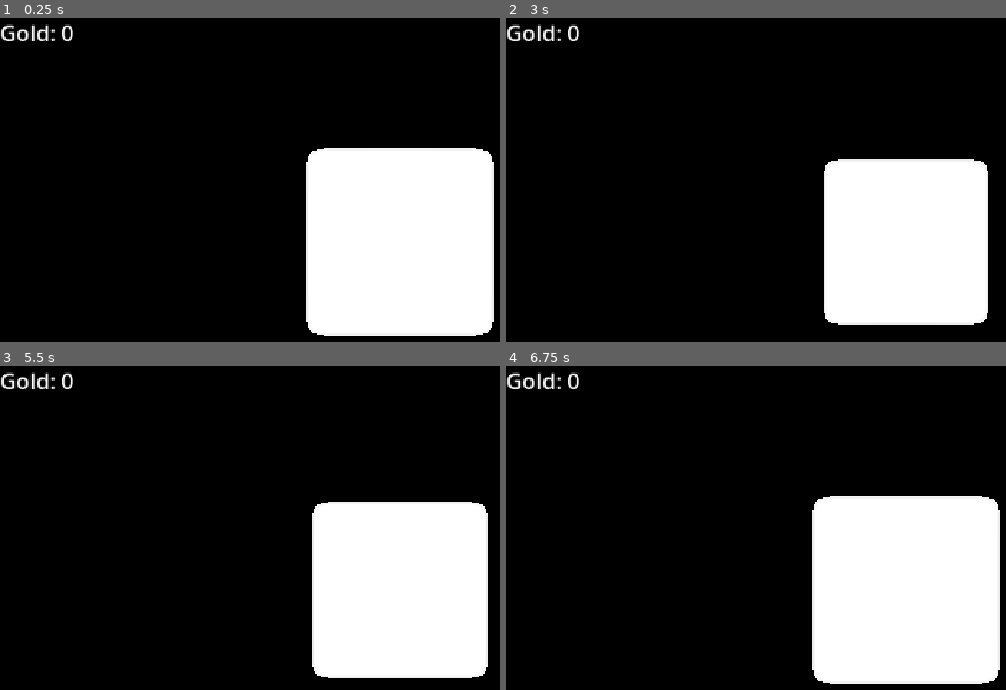
Above: before the commit, frames 1-4 (two rows, left to right).
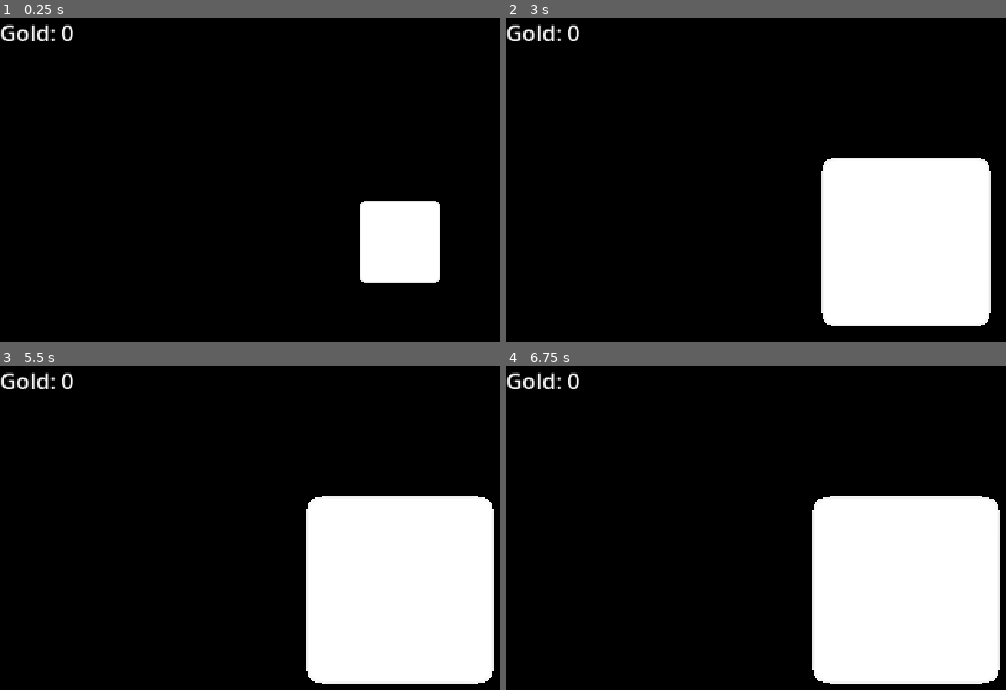
Above: after the commit, the same moments.

Repository: CyberSugarStudios/clickerCube
Game: Godot game, scene res://scenes/main.tscn
The game is run twice, just before and just after one commit, with the same random seed, the same clock (stepped at 60 frames per second) and the same inputs.
Inputs (mouse positions are in pixels of both pictures, inside the frame that each line leads up to):
- Up to frame 1 (0.25 s): no input
- Up to frame 2 (3 s): move the mouse to (outside the picture) at 0.52 s; click (outside the picture) at 0.67 s; tap Enter at 1.25, 2.75 s; move the mouse to (746, 264) at 1.27 s; click (746, 264) at 1.42 s; tap Space at 2 s; move the mouse to (986, 144) at 2.02 s; click (986, 144) at 2.17 s; move the mouse to (866, 332) at 2.77 s; click (866, 332) at 2.92 s
- Up to frame 3 (5.5 s): move the mouse to (outside the picture) at 3.52 s; click (outside the picture) at 3.67 s; tap Space at 4.25 s; move the mouse to (160, 521) at 4.27 s; click (160, 521) at 4.42 s; tap Enter at 5 s; move the mouse to (440, 589) at 5.02 s; click (440, 589) at 5.17 s
- Up to frame 4 (6.75 s): move the mouse to (786, 476) at 5.77 s; click (786, 476) at 5.92 s; tap Space at 6.5 s; move the mouse to (outside the picture) at 6.52 s; click (outside the picture) at 6.67 s

The runs differ from the first frame. In frame 1, 18% of the frame differs, in the area x 61-99%, y 40-99%; in frame 2, 0.8%; in frame 3, 2.7%; in frame 4, nothing differs.

Commit message:
Polished click and kill tweens

Diff:
--- a/clickerCube/scripts/cube.gd
+++ b/clickerCube/scripts/cube.gd
@@ -7,7 +7,7 @@
 #region - VARS
 var is_broken: bool = false
 var cur_hp: float
-var hit_tween: Tween
+var scale_tween: Tween
 
 #region - EXPORT VARS
 @export var max_hp: float = 10
@@ -22,8 +22,8 @@
 
 func _ready() -> void:
 	model.scale = Vector3.ZERO
-	var grow_tween := create_tween()
-	grow_tween.tween_property(model, "scale", Vector3.ONE, 0.2)
+	scale_tween = create_tween()
+	scale_tween.tween_property(model, "scale", Vector3.ONE, 0.5)
 	cur_hp = max_hp
 
 func take_damage(amount: float) -> void:
@@ -35,25 +35,24 @@
 		kill_cube()
 
 func play_hit_squash() -> void:
-	if hit_tween:
-		hit_tween.kill()
+	if scale_tween:
+		scale_tween.kill()
 	model.scale = Vector3.ONE
-	hit_tween = create_tween()
-	hit_tween.tween_property(model, "scale", Vector3(0.9, 0.9, 0.9), 0.05)
-	hit_tween.tween_property(model, "scale", Vector3.ONE, 0.5)
+	scale_tween = create_tween()
+	scale_tween.tween_property(model, "scale", Vector3(0.9, 0.9, 0.9), 0.05)
+	scale_tween.tween_property(model, "scale", Vector3.ONE, 0.3).set_trans(Tween.TRANS_BACK).set_ease(Tween.EASE_OUT)
 
 func kill_cube() -> void:
 	is_broken = true
 	$CollisionShape3D.set_deferred("disabled", true)
 	broken.emit(gold_reward)
-	if hit_tween:
-		hit_tween.kill()
-	var break_tween := create_tween()
-	break_tween.tween_property(model, "scale", Vector3.ZERO, 0.1)
-	break_tween.tween_callback(queue_free)
+	if scale_tween:
+		scale_tween.kill()
+	scale_tween = create_tween()
+	scale_tween.tween_property(model, "scale", Vector3.ZERO, 0.15)
+	scale_tween.tween_callback(queue_free)
 
 func _on_input_event(_camera: Node, event: InputEvent, _event_position: Vector3, _normal: Vector3, _shape_idx: int) -> void:
 	if event is InputEventMouseButton and event.button_index == MOUSE_BUTTON_LEFT and event.is_pressed():
 		var damage := GameState.get_click_damage()
 		take_damage(damage)
-		print("Hit for: ", damage, " | HP: ", cur_hp)
